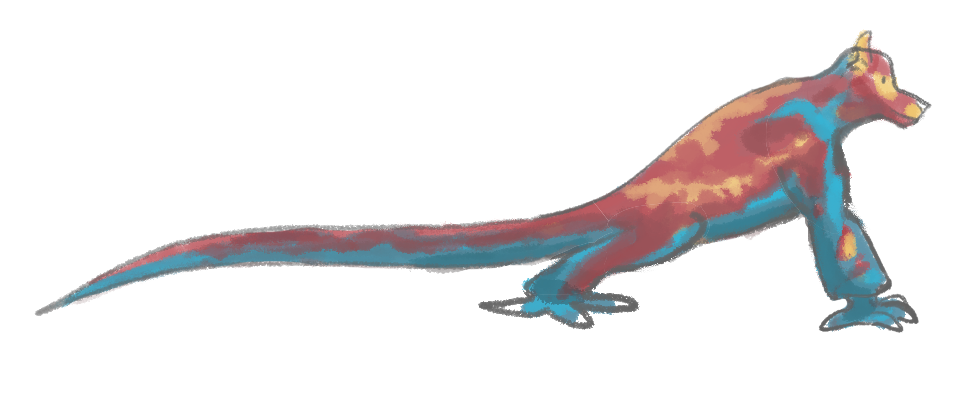
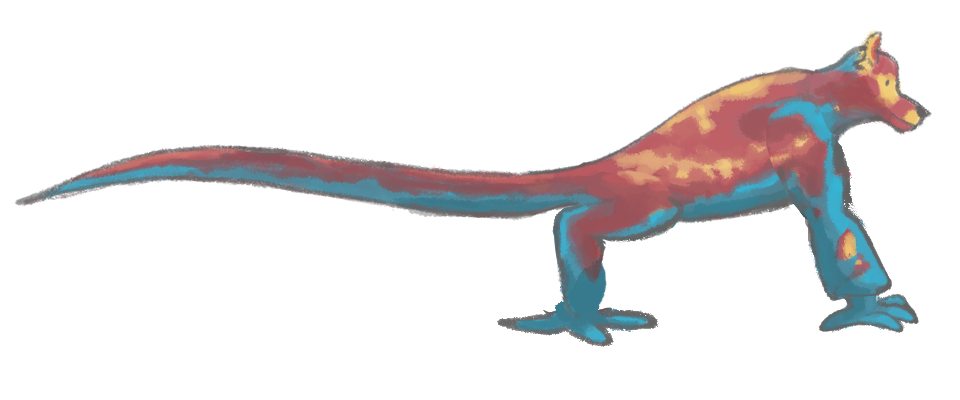
Before/after of a 960 × 400 layered artwork. What changed in the layer stack:
moved "close arm" above "head", painted on it over [766, 101, 857, 234]
painted on "head" over [805, 29, 932, 148]
painted on "close forearm" over [792, 175, 890, 300]
painted on "close hand" over [821, 280, 916, 334]
painted on "close thigh" over [560, 169, 710, 278]
painted on "close leg" over [521, 202, 610, 320]
painted on "close foot" over [478, 290, 659, 347]
moved "tail" above "torso", painted on it over [15, 144, 614, 316]
painted on "torso" over [555, 65, 853, 273]
painted on "far arm" over [803, 186, 849, 235]
painted on "far forearm" over [792, 175, 890, 300]
painted on "far hand" over [821, 280, 916, 334]
painted on "far thigh" over [560, 169, 710, 278]
painted on "far leg" over [521, 202, 610, 320]
painted on "far foot" over [478, 290, 659, 347]
